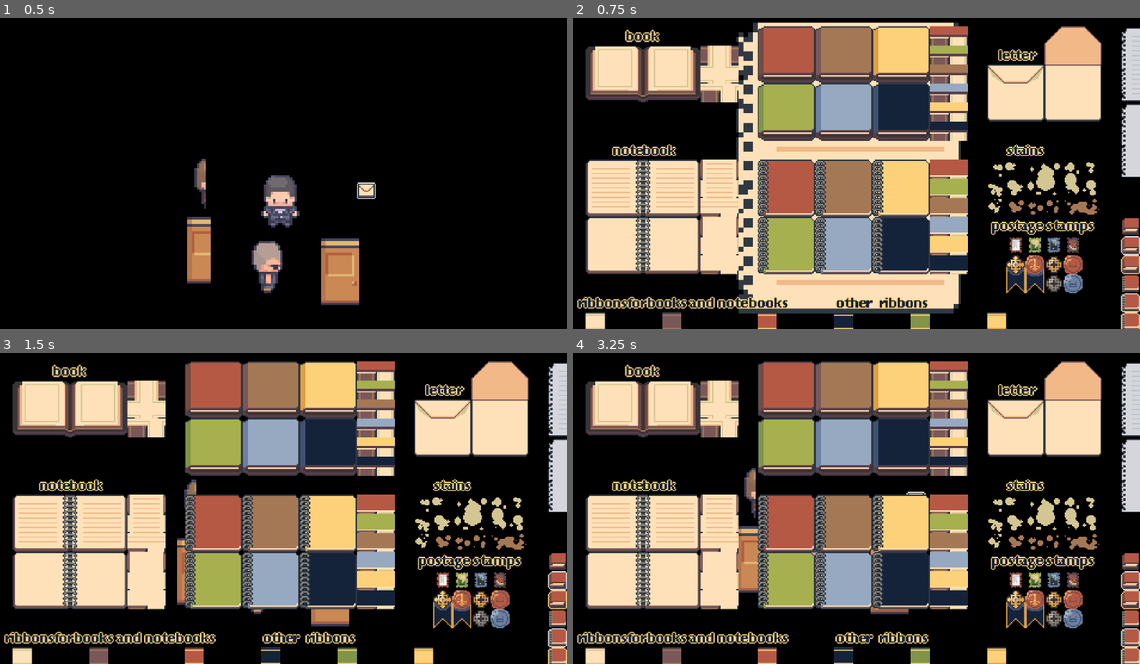
Above: before the commit, frames 1-4 (two rows, left to right).
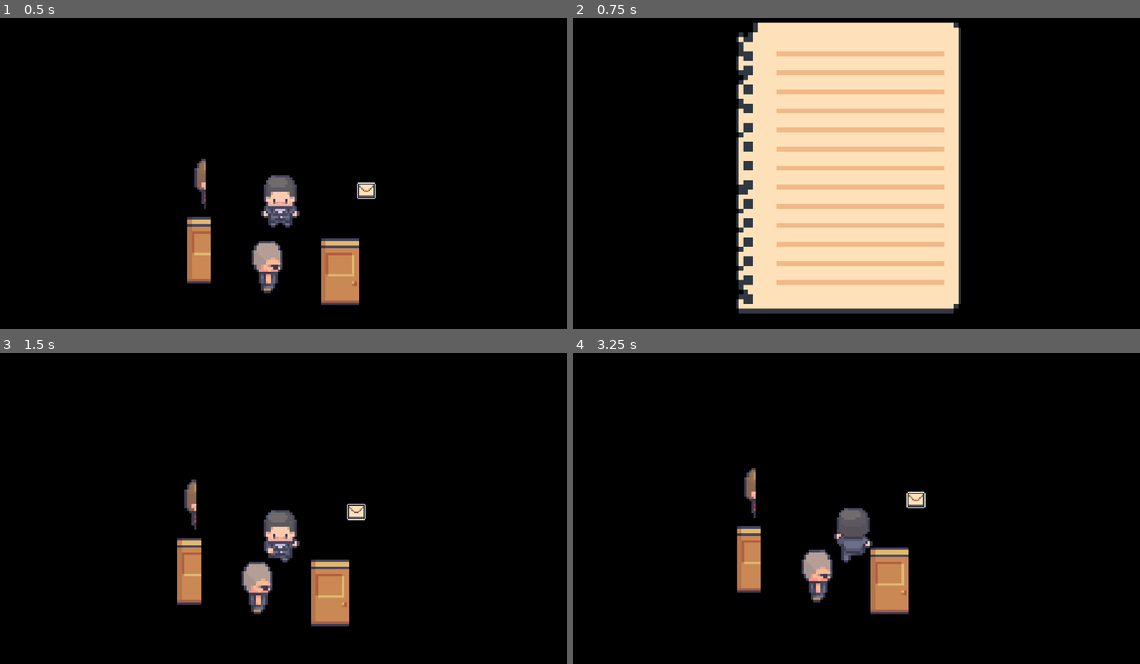
Above: after the commit, the same moments.

Repository: CISC204-S26/hw4-mrcheng-nabilmou
Game: Godot game, scene res://SCENES/TestScene.tscn
The game is run twice, just before and just after one commit, with the same random seed, the same clock (stepped at 60 frames per second) and the same inputs. This scene is started directly instead of the project's main scene.
Inputs:
- Up to frame 1 (0.5 s): no input
- Up to frame 2 (0.75 s): hold D (Right) from 0.53 s (still down); tap E (Interact) at 0.6 s
- Up to frame 3 (1.5 s): tap Enter at 1.25 s; release D (Right) at 1.28 s; hold S (Down) from 1.28 s (still down); tap E (Interact) at 1.35 s
- Up to frame 4 (3.25 s): release S (Down) at 2.03 s; hold D (Right) 2.03-2.78 s; tap E (Interact) at 2.1, 2.85 s; hold W (Up) from 2.78 s (still down)

Frame 1 is identical in both runs. In frame 2, 55% of the frame differs, in the area x 0-100%, y 2-100%; in frame 3, 56%; in frame 4, 56%.

Commit message:
got npc bubble working but despawns

Diff:
--- a/cisc-204-pair-project/SCENES/INTERACTABLES/NPC.tscn
+++ b/cisc-204-pair-project/SCENES/INTERACTABLES/NPC.tscn
@@ -8,6 +8,7 @@
 [ext_resource type="Texture2D" uid="uid://dcpks7vbkdjnl" path="res://ASSETS/NPCs/Doctor_2_idle_32x32.png" id="6_x3wvd"]
 [ext_resource type="Texture2D" uid="uid://dic5f5suqw72b" path="res://ASSETS/NPCs/Bouncer_idle_32x32.png" id="7_opm7d"]
 [ext_resource type="Texture2D" uid="uid://dggb0bl2r3jsc" path="res://ASSETS/UI/UI books & more.png" id="8_kxsrj"]
+[ext_resource type="PackedScene" uid="uid://c81nmkp6cqtvh" path="res://SCENES/INTERACTABLES/Speech Bubble.tscn" id="9_5gdoy"]
 
 [sub_resource type="CircleShape2D" id="CircleShape2D_u4hbk"]
 radius = 22.022715
@@ -224,16 +225,19 @@
 sprite_frames = SubResource("SpriteFrames_7xbsy")
 animation = &"Guard"
 
-[node name="NPC UI" type="CanvasLayer" parent="." unique_id=387257915]
+[node name="NPC UI" type="CanvasLayer" parent="." unique_id=1115649381]
 visible = false
 
-[node name="NpcTexture" type="TextureRect" parent="NPC UI" unique_id=1416635732]
+[node name="NpcTexture" type="TextureRect" parent="NPC UI" unique_id=499885762]
 offset_right = 40.0
 offset_bottom = 40.0
 texture = ExtResource("8_kxsrj")
 stretch_mode = 5
 
-[node name="NpcLabel" type="Label" parent="NPC UI/NpcTexture" unique_id=603308970]
+[node name="NpcLabel" type="Label" parent="NPC UI/NpcTexture" unique_id=1832852894]
 layout_mode = 0
 offset_right = 40.0
 offset_bottom = 23.0
+
+[node name="SpeechBubble" parent="." unique_id=292361673 instance=ExtResource("9_5gdoy")]
+position = Vector2(-25, -63)
--- /dev/null
+++ b/cisc-204-pair-project/SCENES/INTERACTABLES/Speech Bubble.tscn
@@ -0,0 +1,15 @@
+[gd_scene format=3 uid="uid://c81nmkp6cqtvh"]
+
+[ext_resource type="Script" uid="uid://rbt0wvfjm15r" path="res://SCRIPTS/speech_bubble.gd" id="1_jxc7o"]
+
+[node name="SpeechBubble" type="Node2D" unique_id=292361673]
+script = ExtResource("1_jxc7o")
+
+[node name="NinePatchRect" type="NinePatchRect" parent="." unique_id=1886309367]
+offset_right = 40.0
+offset_bottom = 40.0
+
+[node name="Label" type="Label" parent="NinePatchRect" unique_id=753643979]
+layout_mode = 0
+offset_right = 40.0
+offset_bottom = 23.0
--- a/cisc-204-pair-project/SCENES/TESTS/TestScene2.tscn
+++ b/cisc-204-pair-project/SCENES/TESTS/TestScene2.tscn
@@ -7,6 +7,7 @@
 [ext_resource type="PackedScene" uid="uid://cbi68oekbamj5" path="res://SCENES/INTERACTABLES/Door.tscn" id="5_iqneq"]
 [ext_resource type="PackedScene" uid="uid://bk8qbs7k6m5te" path="res://SCENES/INTERACTABLES/Key.tscn" id="6_tgpwn"]
 [ext_resource type="PackedScene" uid="uid://dwqnd2v5ervp4" path="res://SCENES/INTERACTABLES/HardDrive.tscn" id="7_tgpwn"]
+[ext_resource type="PackedScene" uid="uid://dllation0new5" path="res://SCENES/INTERACTABLES/NPC.tscn" id="8_uhm18"]
 
 [node name="TestScene2" type="Node2D" unique_id=617962878]
 
@@ -23,7 +24,6 @@
 
 [node name="Door" parent="." unique_id=1158038630 instance=ExtResource("5_iqneq")]
 position = Vector2(17, 49)
-interaction_type = "door"
 
 [node name="Key" parent="." unique_id=655332623 instance=ExtResource("6_tgpwn")]
 position = Vector2(123, 134)
@@ -31,3 +31,8 @@
 [node name="HardDrive" parent="." unique_id=764411796 instance=ExtResource("7_tgpwn")]
 position = Vector2(80, -42)
 interaction_type = "drive"
+
+[node name="Npc" parent="HardDrive" unique_id=888581163 instance=ExtResource("8_uhm18")]
+position = Vector2(-153, 22)
+interaction_type = "npc"
+dialouge_text = "YOOO Go find a key lol!"
--- a/cisc-204-pair-project/SCENES/TestScene.tscn
+++ b/cisc-204-pair-project/SCENES/TestScene.tscn
@@ -32,4 +32,4 @@
 [node name="Npc" parent="." unique_id=888581163 instance=ExtResource("7_sc4sl")]
 position = Vector2(-9, 23)
 interaction_type = "npc"
-dialouge_text = "HI!"
+dialouge_text = "HI I AM NPC 1!"
--- a/cisc-204-pair-project/SCRIPTS/interactable.gd
+++ b/cisc-204-pair-project/SCRIPTS/interactable.gd
@@ -20,6 +20,9 @@
 @onready var NPC_texture = $"NPC UI/NpcTexture"
 @onready var NPC_label = $"NPC UI/NpcTexture/NpcLabel"
 
+
+@onready var speech_bubble = $SpeechBubble
+
 func _ready():
 	if note_ui:
 		note_ui.visible = false
@@ -41,7 +44,7 @@
 		"npc":
 			start_dialogue()
 		"harddrive":
-			add_harddrive()
+			add_hard_drive()
 
 
 func toggle_note():
@@ -109,6 +112,7 @@
 	else:
 		print("LOCKED: You have 0 keys in GameManager.")
 
+'''
 func start_dialogue():
 	print("started dialouge")
 	if NPC_UI == null:
@@ -125,9 +129,52 @@
 		NPC_UI.visible = true
 		if player:
 			player.can_move = false
+		type_text(NPC_label, dialouge_text)
+'''
 
-func add_harddrive():
+func start_dialogue():
+	print("started dialogue")
+	if speech_bubble == null:
+		return
+	var player = get_tree().get_first_node_in_group("player")
+
+	# If bubble is already visible
+	if speech_bubble.visible:
+		speech_bubble.skip_or_close()
+			# If it just closed, restore movement
+		if not speech_bubble.visible and player:
+			player.can_move = true
+		return
+		# Otherwise start new dialogue
+	speech_bubble.show_text(dialouge_text)
+	if player:
+		player.can_move = false
+
+
+var typing := false
+var full_text := ""
+var text_speed := 0.03  # seconds per character
+
+func type_text(label: Label, text: String) -> void:
+	typing = true
+	full_text = text
+	label.text = ""
+	for i in text.length():
+		label.text += text[i]
+		await get_tree().create_timer(text_speed).timeout
+		if not typing:
+			break
+
+	# If typing was interrupted, instantly finish
+	label.text = full_text
+	typing = false
+
+
+
+func add_hard_drive():
 	print("Attempting to pick up hard drive")
 	GameManager.num_harddrive += 1
 	print("Picked up a hard drive!")
-	queue_free()
+
+	if interaction_type == "harddrive":
+		queue_free()
--- /dev/null
+++ b/cisc-204-pair-project/SCRIPTS/speech_bubble.gd
@@ -0,0 +1,30 @@
+extends Node2D
+
+@export var text_speed := 0.03
+var full_text := ""
+var typing := false
+
+@onready var label := $NinePatchRect/Label
+
+func show_text(text: String):
+	visible = true
+	full_text = text
+	label.text = ""
+	typing = true
+	_type_text()
+
+func _type_text():
+	for i in full_text.length():
+		if not typing:
+			break
+		label.text += full_text[i]
+		await get_tree().create_timer(text_speed).timeout
+	label.text = full_text
+	typing = false
+
+func skip_or_close():
+	if typing:
+		typing = false
+		label.text = full_text
+	else:
+		visible = false
Not shown, added: cisc-204-pair-project/SCRIPTS/speech_bubble.gd.uid
